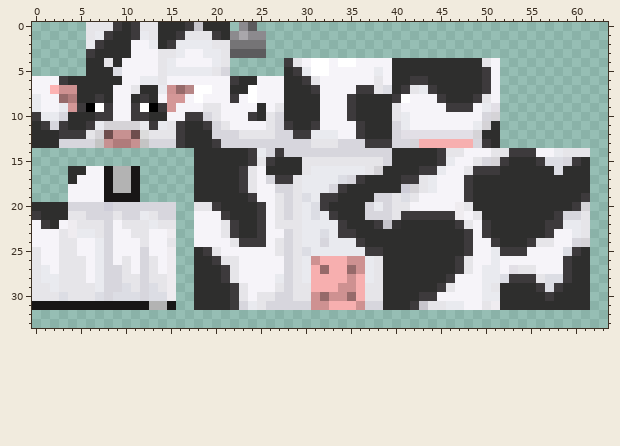
Two versions of one pixel-art sprite, assets/minecraft/optifine/random/entity/cow/cow4.png. The first picture shows the starting point.
The file is 64x64 pixels. Pixels under 10% opacity are left out. Colours within 5 levels of each other are drawn and written as one. Shown: x 0..63, y 0..33.
Once edited:
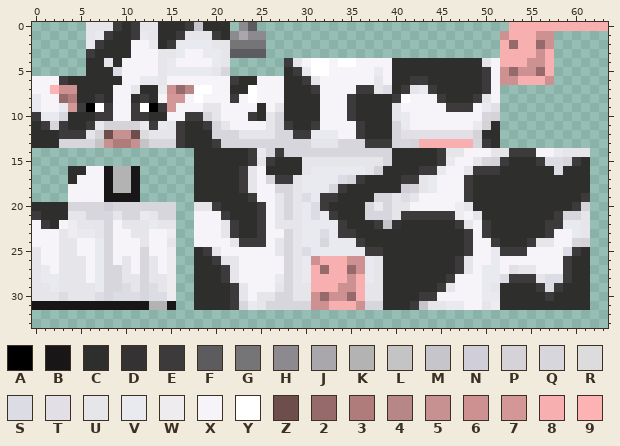
Palette (. is transparent): A #000000  B #181616  C #2e2e2d  D #343233  E #3d3a3c  F #5c5b5d  G #757476  H #8c8a8e  J #a9a7ab  K #b3b3b3  L #c4c4c4  M #c7c5cc  N #cfced9  P #d5d3d7  Q #d7d6dd  R #dcdcdc  S #dcdde4  T #e2dfe6  U #e6e5e9  V #e9eaef  W #efecf0  X #f6f4f9  Y #ffffff  Z #6e4d4d  2 #966a6a  3 #b07b7b  4 #b78686  5 #c79191  6 #ce9191  7 #d49797  8 #f7afaf  9 #fdb3b3
What changed:
The author put colour 2 in row 2 at x 53 and 56; in row 5 at x 53 and 56.
The author put colour 6 in row 1 at x 52 and 56 to 57; in row 2 at x 57; in row 3 at x 56; in row 4 at x 55 to 56; in row 5 at x 52 and 54 to 55; in row 6 at x 52 to 53 and 57.
The author put colour 8 in row 0 at x 53 to 63; in row 1 at x 53 to 55; in row 2 at x 52 and 54 to 55; in row 3 at x 52 to 55 and 57; in row 4 at x 52 to 54 and 57; in row 5 at x 57.
The author put colour 8 in row 6 at x 54 to 56.
